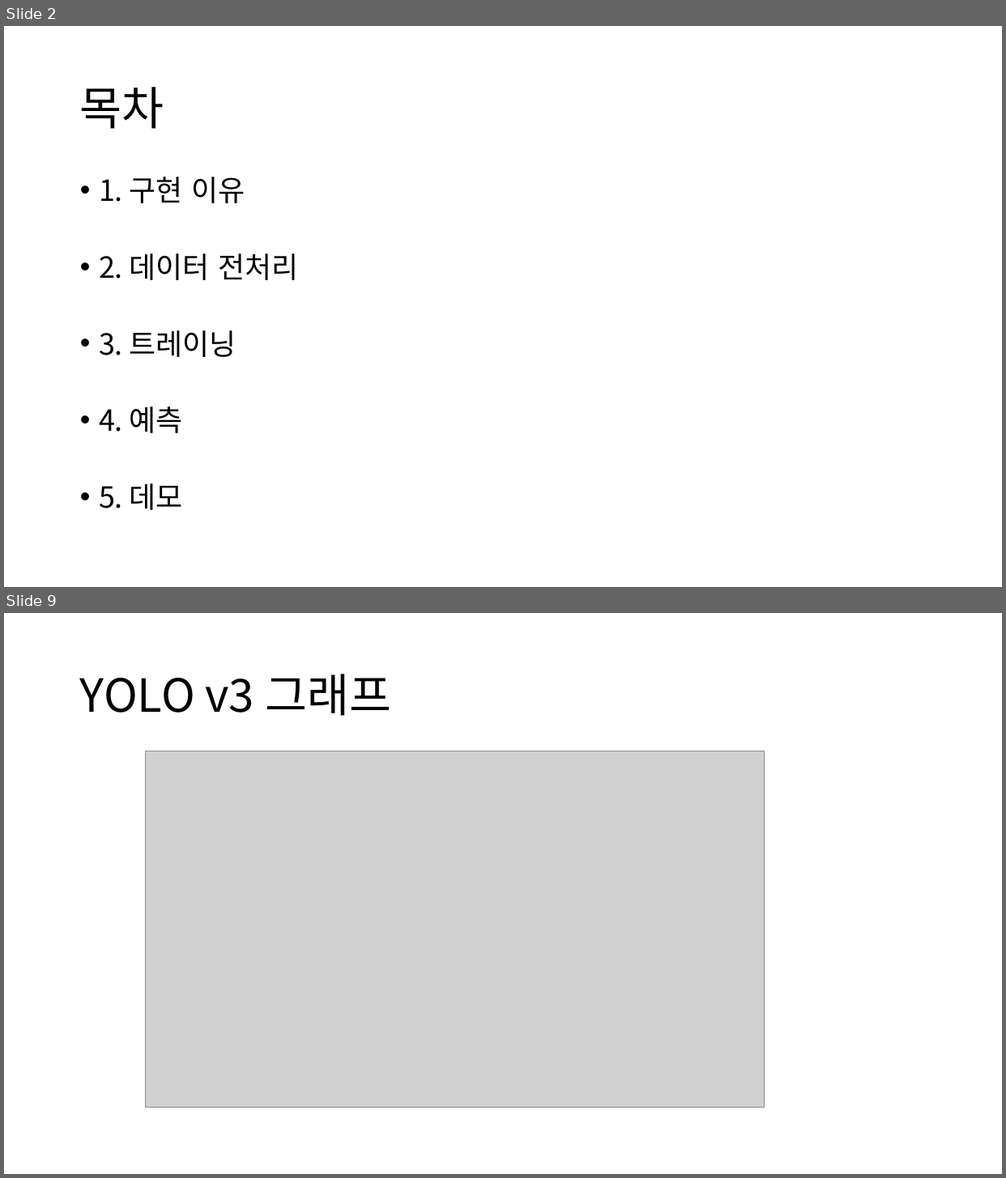
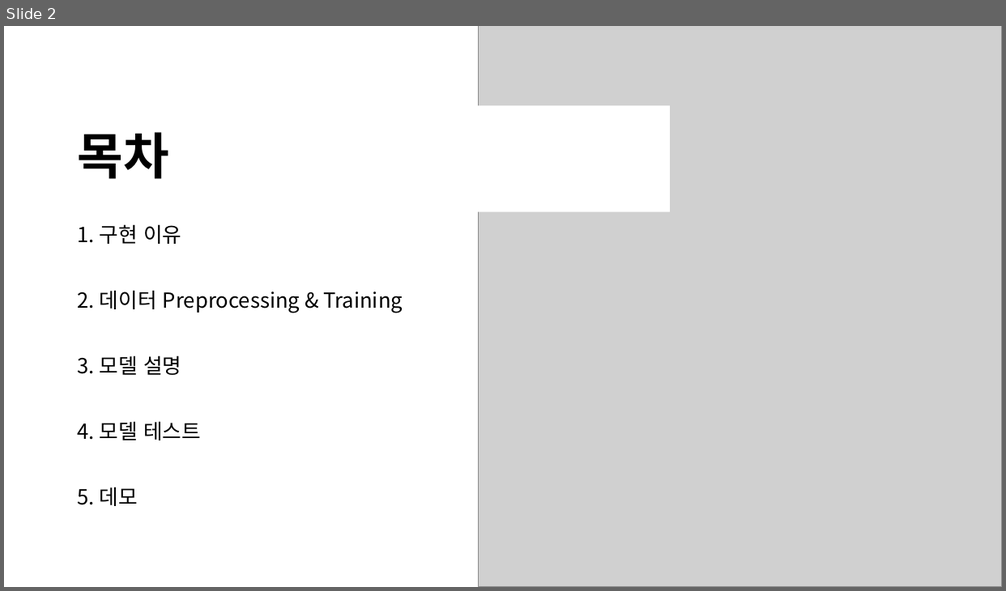
Before and after one commit to Team-Tetrapod/project, a slide deck: 2. 발표자료/PC조립 헬퍼 최종본.pptx. Shown one above the other, each under a label of ours: slides 2 and 9 before the commit, slide 2 after it; the slides between them are not shown. The pictures are 1006x1178 and 1006x591 pixels, drawn with LibreOffice and Linux fonts; fonts in the diff are those of the drawing; grey boxes stand for pictures; background and template pictures are left out. Boxes give left, top, right and bottom in pixels: in the first picture for what was removed or moved away, otherwise in the second. Text is boxed around its words. In the diff, an @@ line names an element or a change of style, - is before the commit and + after.

```diff
--- a/2. 발표자료/PC조립 헬퍼 최종본.pptx
+++ b/2. 발표자료/PC조립 헬퍼 최종본.pptx
@@ slide 9 removed at (4, 613, 1002, 1174), background #FFFFFF @@
@@ title removed at (80, 674, 391, 716) @@
-YOLO v3 그래프
@@ picture removed at (146, 752, 765, 1108) @@
@@ slide 2 changed as well @@
@@ picture added at (479, 26, 1002, 587) @@
@@ rectangle "목차": place and size @@
-rectangle "목차" at (80, 87, 164, 129)
+rectangle "목차" at (70, 105, 670, 211)
@@ rectangle "목차" at (70, 105, 670, 211): size 44 to 48 pt, bold on; fill none to #FFFFFF @@
@@ text "1. 구현 이유": place and size @@
-text "1. 구현 이유" at (99, 177, 298, 510)
+text "1. 구현 이유" at (78, 224, 403, 506)
@@ text "1. 구현 이유" at (78, 224, 403, 506): vertical alignment top to middle @@
@@ text at (78, 224, 181, 506): size 28 to 20 pt in "1. 구현 이유", "5. 데모"; bullet • to none; line spacing 0.8 to 0.9 @@
@@ text at (78, 290, 403, 441): text changed; size 28 to 20 pt @@
-• 2. 데이터 전처리
-• 3. 트레이닝
-• 4. 예측
+2. 데이터 Preprocessing & Training
+3. 모델 설명
+4. 모델 테스트
```
Also in this commit, not shown: 5 other slides changed, 5 slides added, 6 other slides removed, 1 other file.
